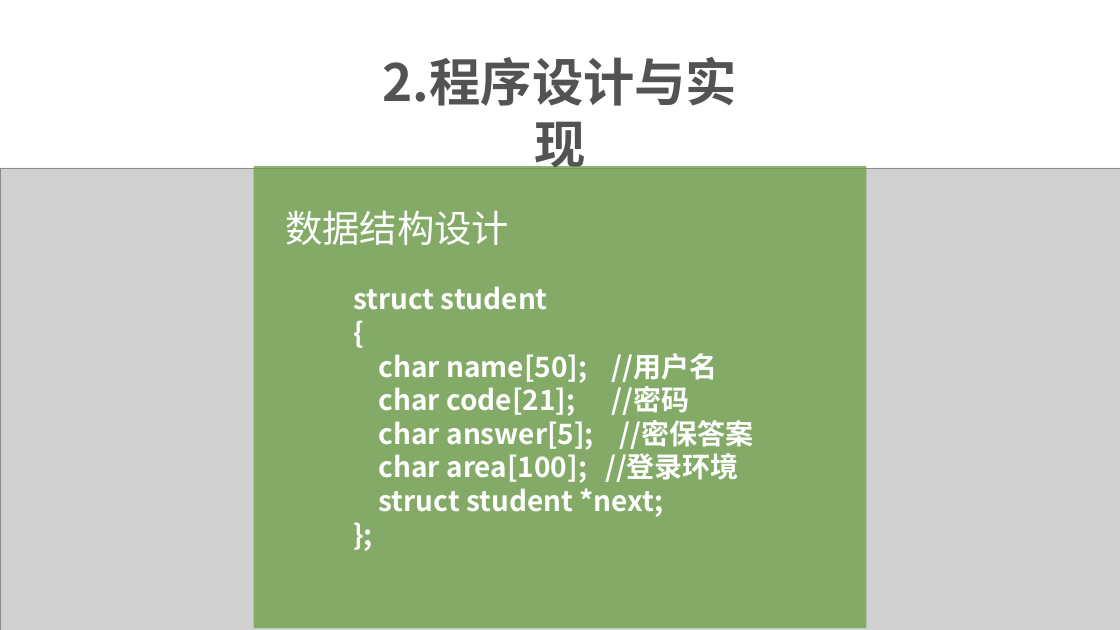
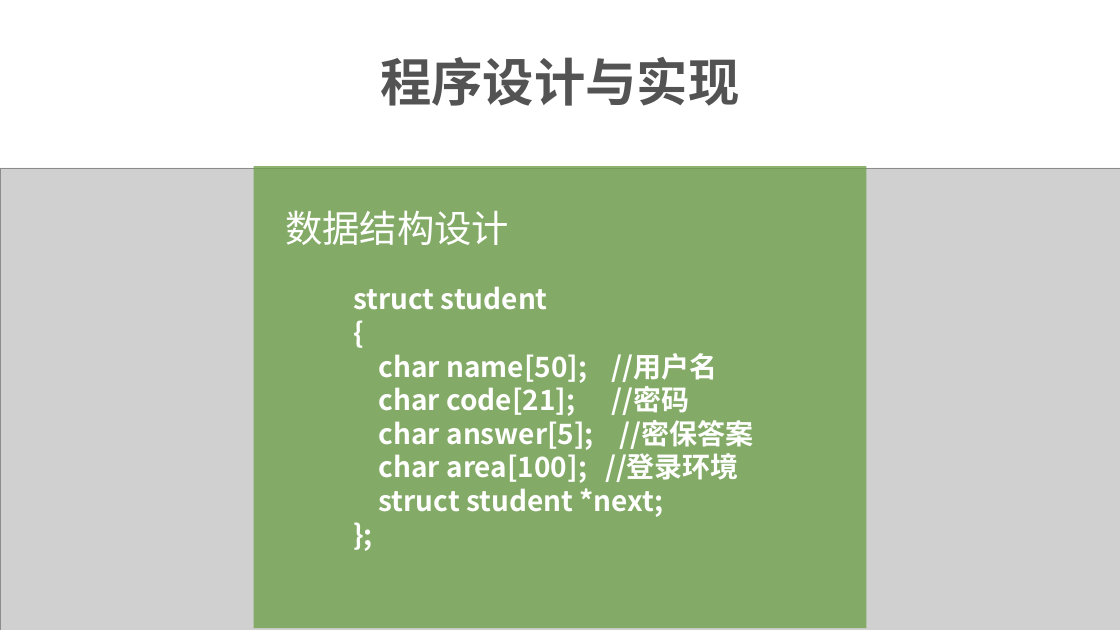
Before and after one commit to Erewhon-Lucy/BPLP_demo, a slide deck: slide 9 of 把你们的感想扔到这里/不向C语言低头小组.pptx (slide 6 before the commit). Drawn at 1120x630 pixels with LibreOffice and Linux fonts; fonts in the diff are those of the drawing; grey boxes stand for pictures. Boxes give left, top, right and bottom in pixels: in the first picture for what was removed or moved away, otherwise in the second. Text is boxed around its words. In the diff, an @@ line names an element or a change of style, - is before the commit and + after.

```diff
--- a/把你们的感想扔到这里/不向C语言低头小组.pptx
+++ b/把你们的感想扔到这里/不向C语言低头小组.pptx
@@ text at (380, 57, 739, 106): text changed @@
-2.程序设计与实现
+程序设计与实现
```
Also in this commit, not shown: 6 other slides changed, 3 slides added, 3 slides removed, 3 other files.
